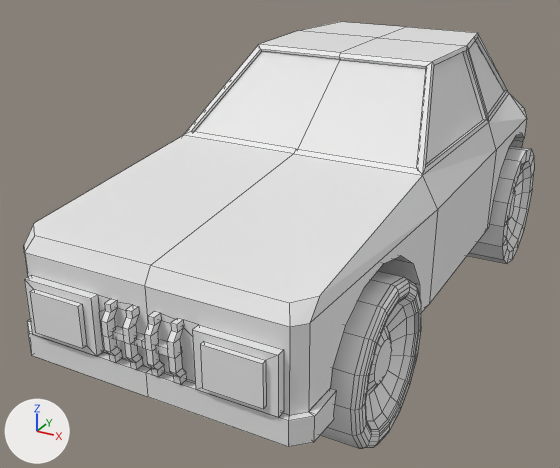
Two versions of the Blender file Models/finnicky.blend, one commit apart.
Camera for both pictures: a 50 mm camera at (2.29, -5.09, 2.95) aimed at (-0.25, -0.48, 0.64). The axes (+X, +Y, +Z) are drawn at lower left. The lights are the same throughout. Mesh edges are drawn as thin lines.

Objects in the first picture: 'chassi', 'wheel', 'wheel.002'.
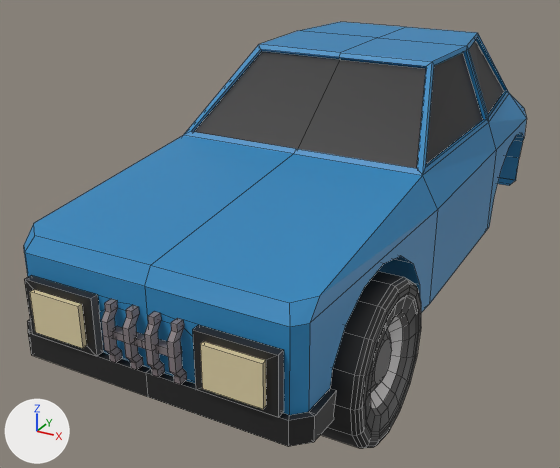
Changed parts and their boxes (x1, y1, x2, y2) in the pictures (560 x 468 px):
'chassi', recoloured, surface changed: (24, 22, 527, 447) in both
'wheel', recoloured (grey to black): (321, 271, 421, 448) in both
'wheel.002', deleted: before (467, 146, 534, 264)

What changed in the scene script:
```text
Add img_uber_albedo_png:
    img_uber_albedo_png = load_image('uber_albedo.png', '../Textures/uber_albedo.png', 128, 128, 'sRGB')
Add mat_material:
    mat_material = principled_material('Material')
    mat_material.texture = img_uber_albedo_png
Change me_cube_001:
    where me_cube_001.from_pydata(...)  # 290 vertices, 228 faces; spans x 0.0..1.0, y -2.44..2.08, z 0.41..1.92
    used by ob_chassi; location = (0.0, 0.0, 0.0)
    me_cube_001 part 1: texture (UV) coordinates of 228 of 228 faces, centred in x 0.03..1.0, y -2.44..2.08, z 0.41..1.92, changed; they spanned u 0.0..0.75, v 0.0..0.88 and now span u 0.0..0.61, v 0.01..0.99
    add me_cube_001.materials.append(mat_material)  # picture img_uber_albedo_png
Change me_cylinder:
    where me_cylinder.from_pydata(...)  # 336 vertices, 322 faces; spans x -0.1..0.3, y -0.5..0.5, z -0.5..0.5
    add me_cylinder.materials.append(mat_material)  # picture img_uber_albedo_png
Remove ob_wheel_002:
    ob_wheel_002 = bpy.data.objects.new('wheel.002', me_cylinder_002)
    ob_wheel_002.location = (0.8, 1.3, 0.5)
```
